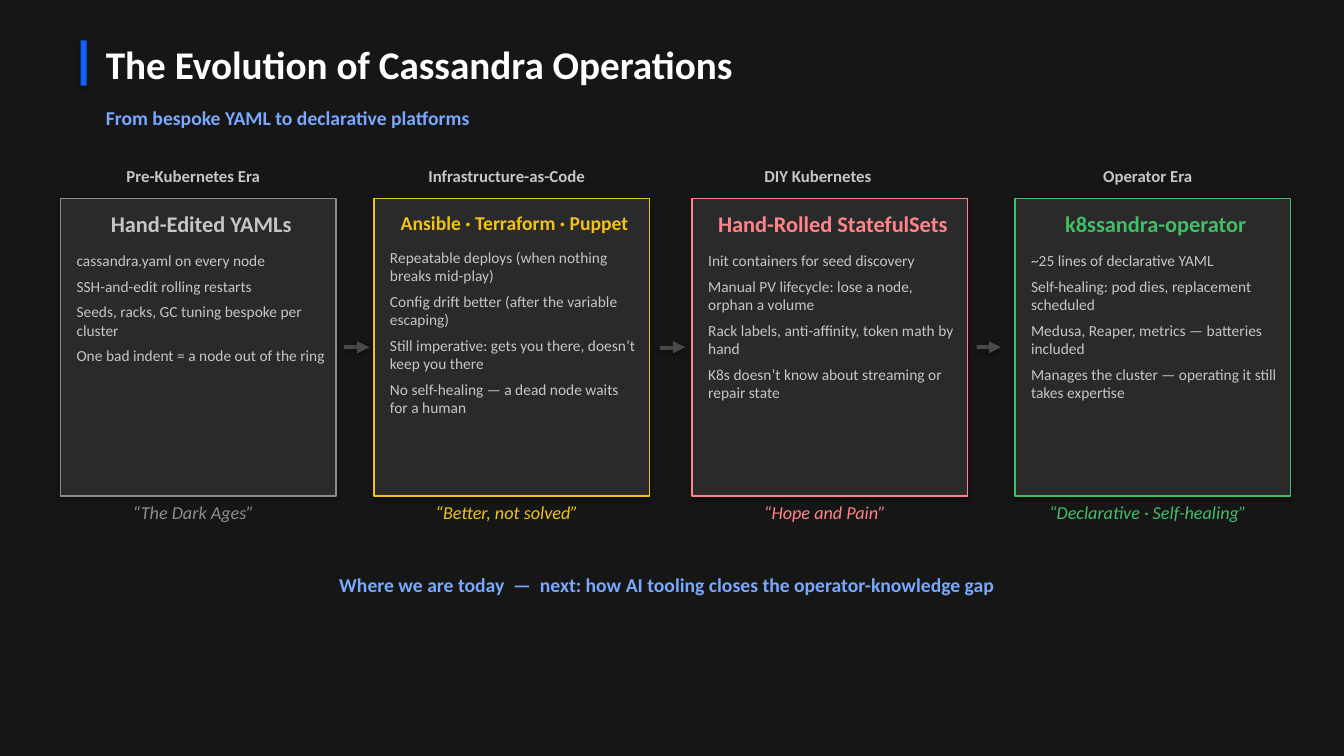
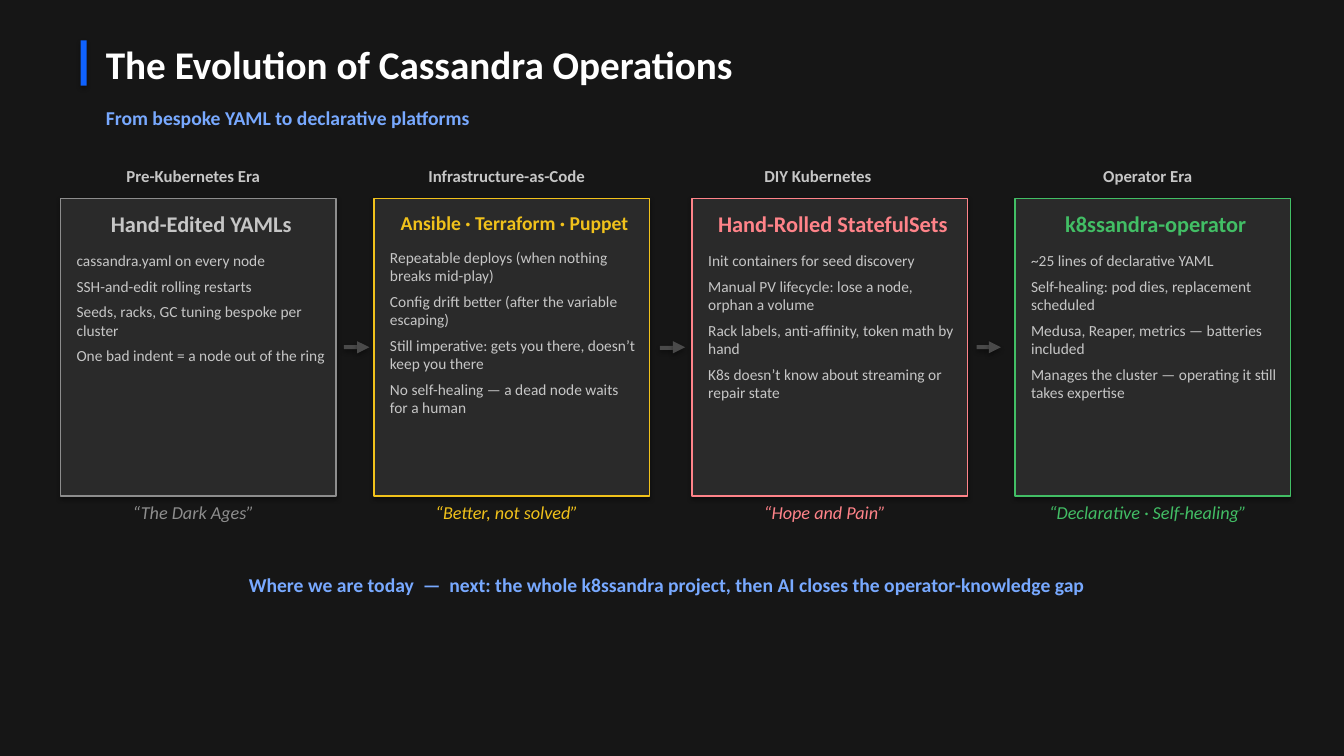
Before and after one commit to jamesc127/k8ssandra-mcp-workshop, a slide deck: slide 2 of k8ssandra-reference-architecture.pptx. Drawn at 1344x756 pixels with LibreOffice and Linux fonts; fonts in the diff are those of the drawing. Boxes give left, top, right and bottom in pixels: in the first picture for what was removed or moved away, otherwise in the second. Text is boxed around its words. In the diff, an @@ line names an element or a change of style, - is before the commit and + after.

```diff
--- a/k8ssandra-reference-architecture.pptx
+++ b/k8ssandra-reference-architecture.pptx
@@ text at box(249, 578, 1084, 596): text changed @@
-Where we are today — next: how AI tooling closes the operator-knowledge gap
+Where we are today — next: the whole k8ssandra project, then AI closes the operator-knowledge gap
```
Also in this commit, not shown: 6 other slides changed, 9 slides added, 2 slides removed, 1 other file.
